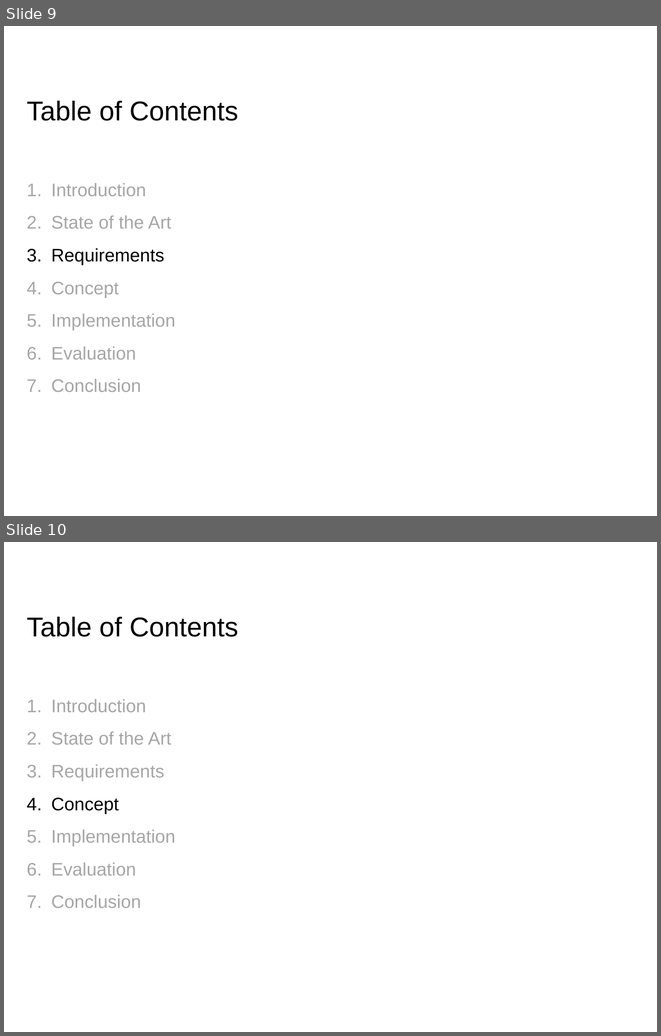
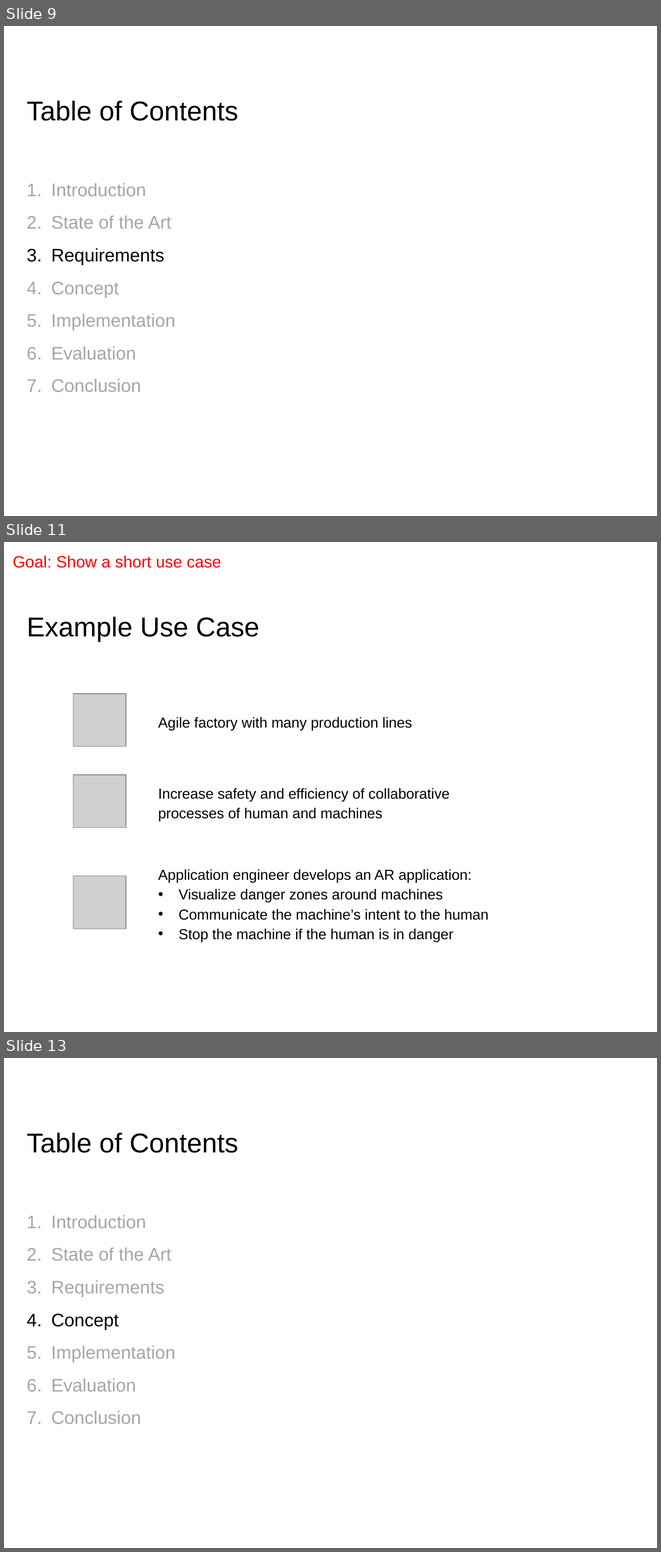
Before and after one commit to EricVoll/PARRHI, a slide deck: 05_Presentation/PARRHIPresentationv2.pptx. Shown one above the other, each under a label of ours: slides 9 and 10 before the commit, slides 9, 11 and 13 after it; the slides between them are not shown. The pictures are 661x1036 and 661x1552 pixels, drawn with LibreOffice and Linux fonts; fonts in the diff are those of the drawing; grey boxes stand for pictures; background and template pictures are left out. Boxes give left, top, right and bottom in pixels: in the first picture for what was removed or moved away, otherwise in the second. Text is boxed around its words. In the diff, an @@ line names an element or a change of style, - is before the commit and + after.

```diff
--- a/05_Presentation/PARRHIPresentationv2.pptx
+++ b/05_Presentation/PARRHIPresentationv2.pptx
@@ slide 11 added at [4,542,657,1032], background #FFFFFF @@
@@ text added at [12,555,221,568], 18 pt, text #FF0000 @@
+Goal: Show a short use case
@@ title added at [27,616,259,642], 30 pt, text #000000 @@
+Example Use Case
@@ picture added at [73,694,126,747] @@
@@ text added at [158,717,412,731], 16 pt, text #000000 @@
+Agile factory with many production lines
@@ picture added at [73,775,126,827] @@
@@ text added at [158,788,450,821], 16 pt, text #000000 @@
+Increase safety and efficiency of collaborative processes of human and machines
@@ text added at [158,869,489,942], 16 pt, text #000000 @@
+Application engineer develops an AR application:
+• Visualize danger zones around machines
+• Communicate the machine’s intent to the human
+• Stop the machine if the human is in danger
@@ picture added at [73,876,126,928] @@
@@ what was slide 10 is now slide 13 @@
```
Also in this commit, not shown: 4 slides changed, 11 other slides added, 1 slide removed, 11 other files.
